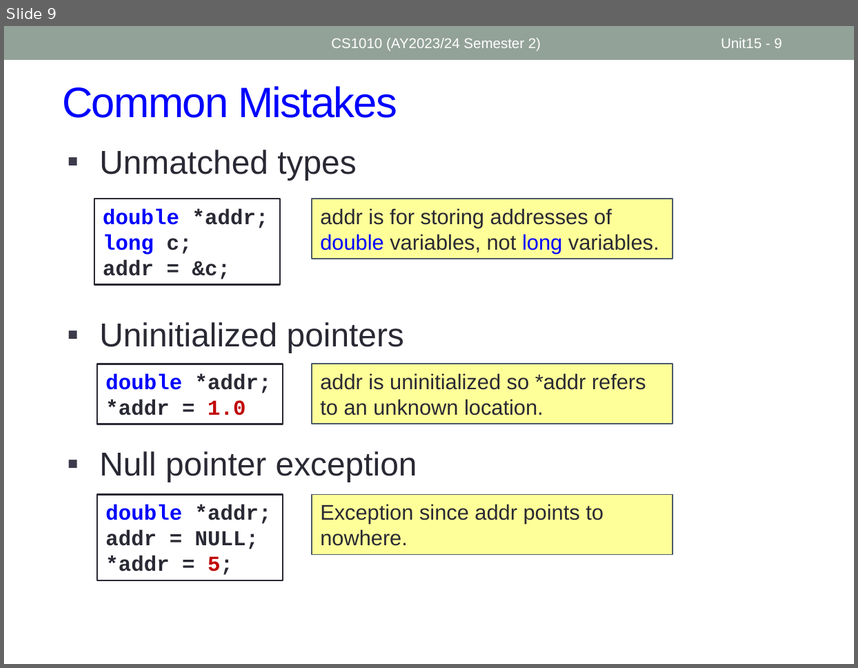
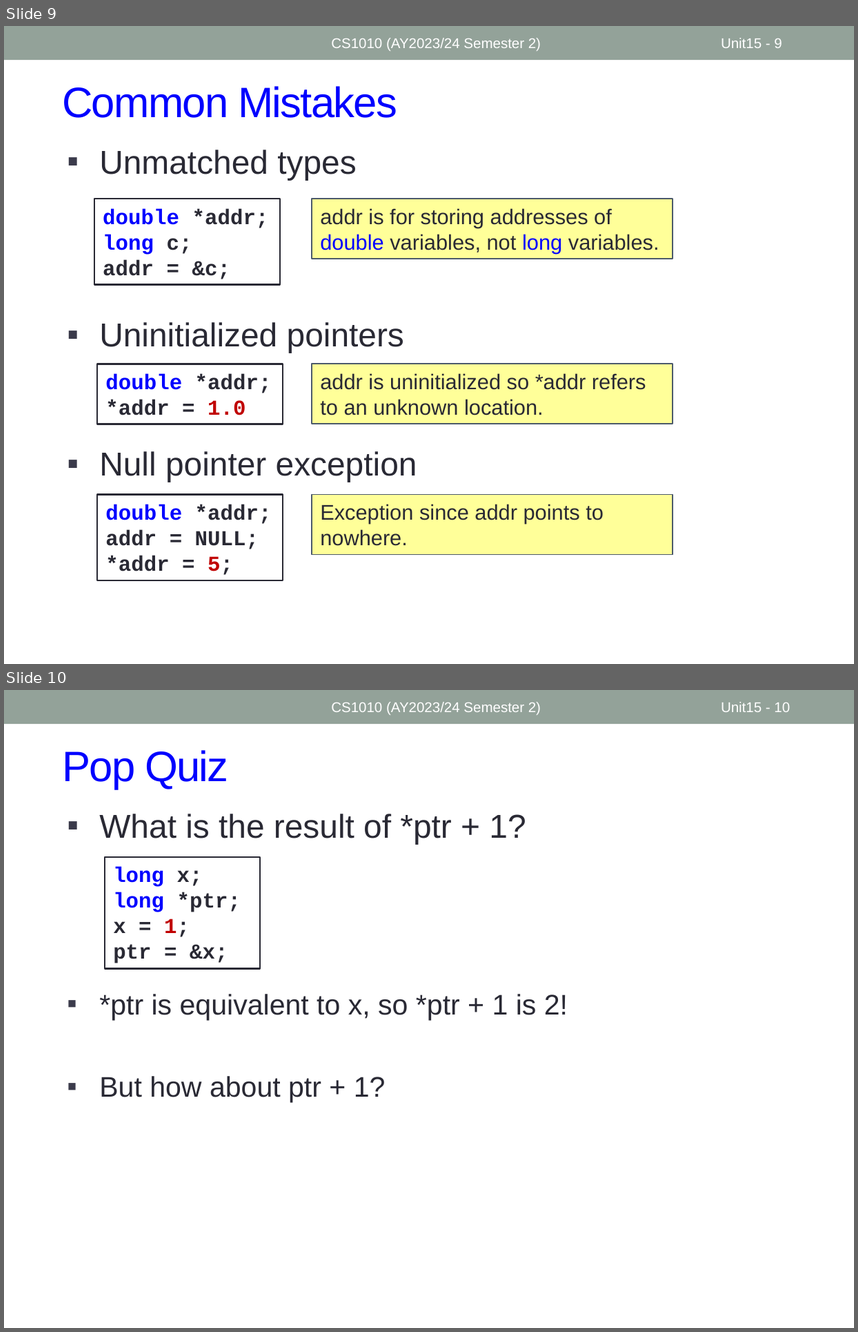
Before and after one commit to nus-cs1010-2425-s2/website, a slide deck: slides/Unit15_Pointers.pptx. Shown one above the other, each under a label of ours: slide 9 before the commit, slides 9 and 10 after it. The pictures are 858x668 and 858x1332 pixels, drawn with LibreOffice and Linux fonts; fonts in the diff are those of the drawing. Boxes give left, top, right and bottom in pixels: in the first picture for what was removed or moved away, otherwise in the second. Text is boxed around its words. In the diff, an @@ line names an element or a change of style, - is before the commit and + after.

```diff
--- a/slides/Unit15_Pointers.pptx
+++ b/slides/Unit15_Pointers.pptx
@@ slide 10 added at (4, 690, 854, 1328), background #FFFFFF; not listed: 1 template element that a slide beside it also shows @@
@@ text added at (331, 702, 541, 715), 12 pt, text #FFFFFF @@
+CS1010 (AY2023/24 Semester 2)
@@ page number added at (721, 702, 790, 712), 12 pt, text #FFFFFF @@
+Unit15 - 10
@@ title added at (62, 750, 228, 789), 36 pt, text #0000FF @@
+Pop Quiz
@@ text added at (99, 814, 568, 1102), 24 pt, text #292934 @@
+▪ What is the result of *ptr + 1?
+▪ *ptr is equivalent to x, so *ptr + 1 is 2!
+▪ But how about ptr + 1?
@@ rectangle added at (104, 856, 260, 968), fill #FFFFFF, outline #292934 1.5 pt, 18 pt, text #292934, bold @@
+long x;
+long *ptr;
+x = 1;
+ptr = &x;
```
Also in this commit, not shown: 1 slide changed, 1 other file.
